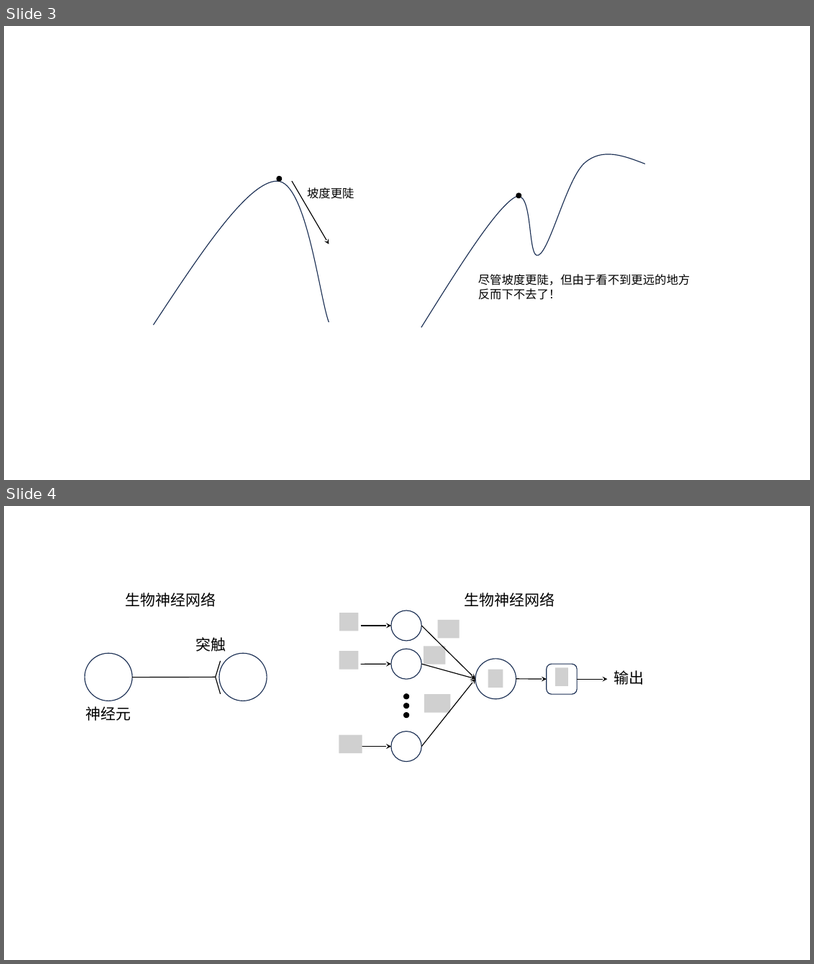
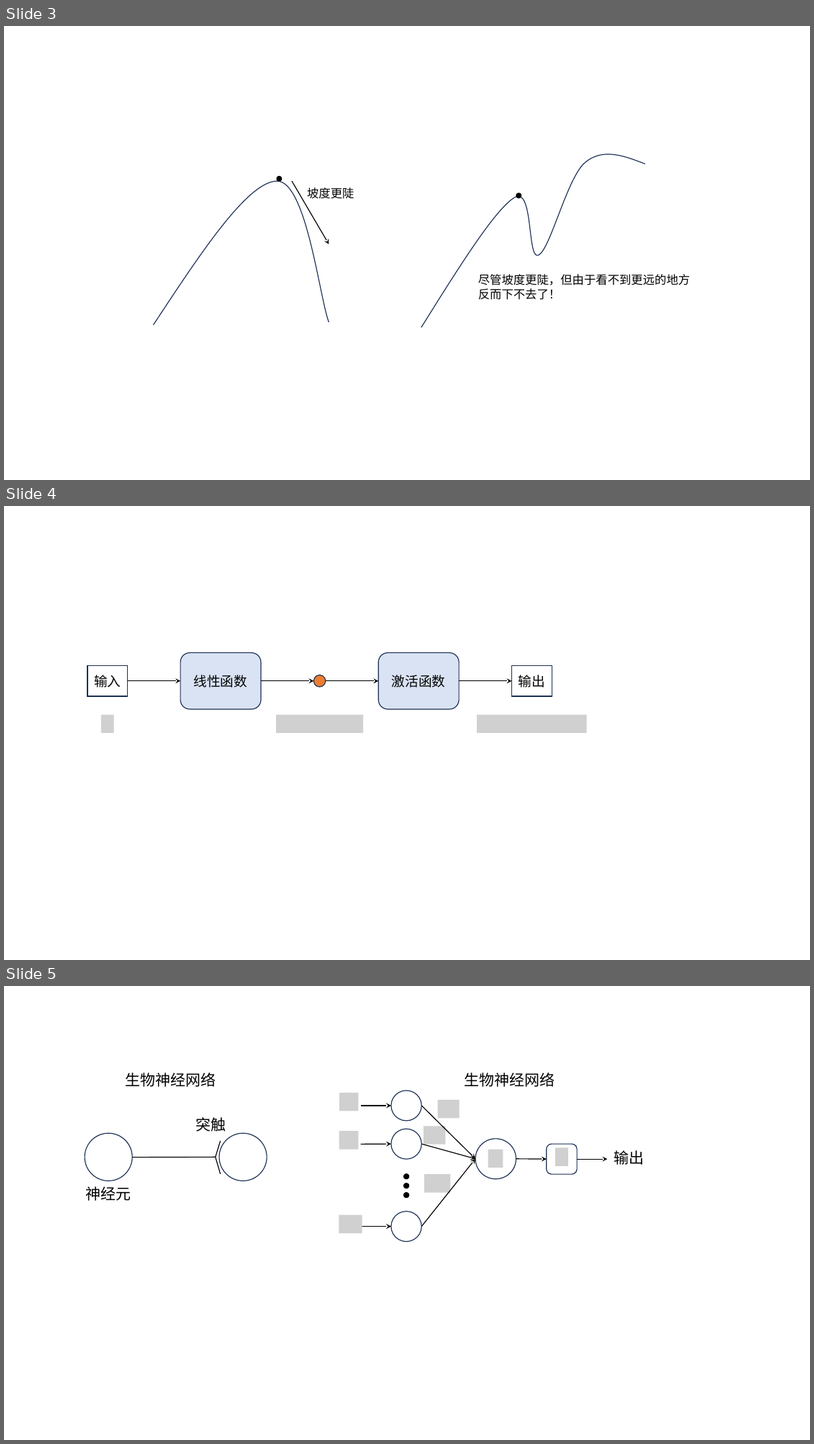
Before and after one commit to datawhalechina/joyrl-book, a slide deck: docs/ch6/main.pptx. Shown one above the other, each under a label of ours: slides 3 and 4 before the commit, slides 3, 4 and 5 after it. The pictures are 814x964 and 814x1444 pixels, drawn with LibreOffice and Linux fonts; fonts in the diff are those of the drawing; grey boxes stand for pictures. Boxes give left, top, right and bottom in pixels: in the first picture for what was removed or moved away, otherwise in the second. Text is boxed around its words. In the diff, an @@ line names an element or a change of style, - is before the commit and + after.

```diff
--- a/docs/ch6/main.pptx
+++ b/docs/ch6/main.pptx
@@ slide 4 added at (4, 506, 810, 960), background #FFFFFF @@
@@ rounded rectangle added at (180, 652, 261, 708), fill #DAE3F3, outline #1E3256 1 pt, 16 pt, text #000000 @@
+线性函数
@@ rounded rectangle added at (378, 652, 459, 708), fill #DAE3F3, outline #1E3256 1 pt, 16 pt, text #000000 @@
+激活函数
@@ rectangle added at (88, 666, 127, 697), fill #FFFFFF, outline #1E3256 1 pt, 16 pt, text #000000 @@
+输入
@@ ellipse added at (314, 674, 326, 687), fill #ED7D31, outline #1E3256 1 pt @@
@@ rectangle added at (512, 666, 552, 697), fill #FFFFFF, outline #1E3256 1 pt, 16 pt, text #000000 @@
+输出
@@ arrow added from (127, 681) to (180, 681), #000000 1 pt @@
@@ arrow added from (261, 681) to (314, 681), #000000 1 pt @@
@@ arrow added from (326, 681) to (378, 681), #000000 1 pt @@
@@ arrow added from (460, 681) to (512, 681), #000000 1 pt @@
@@ picture added at (101, 715, 114, 733) @@
@@ picture added at (276, 715, 363, 733) @@
@@ picture added at (477, 715, 587, 733) @@
@@ what was slide 4 is now slide 5 @@
```
Also in this commit, not shown: 5 other files.
